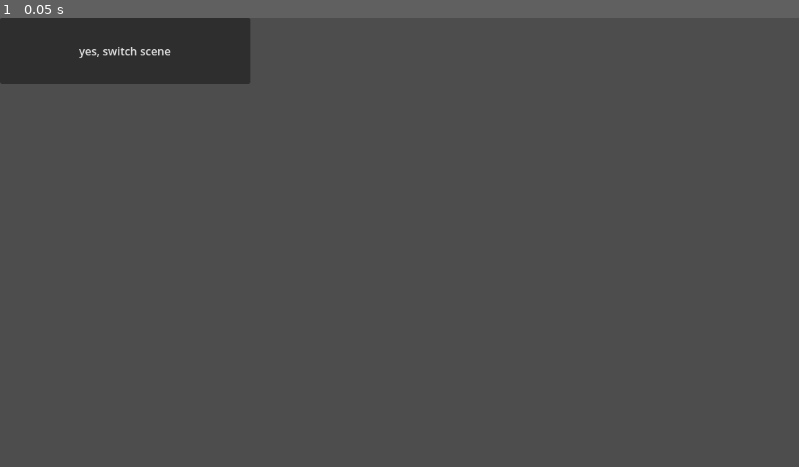
Above: before the commit, frame 1.
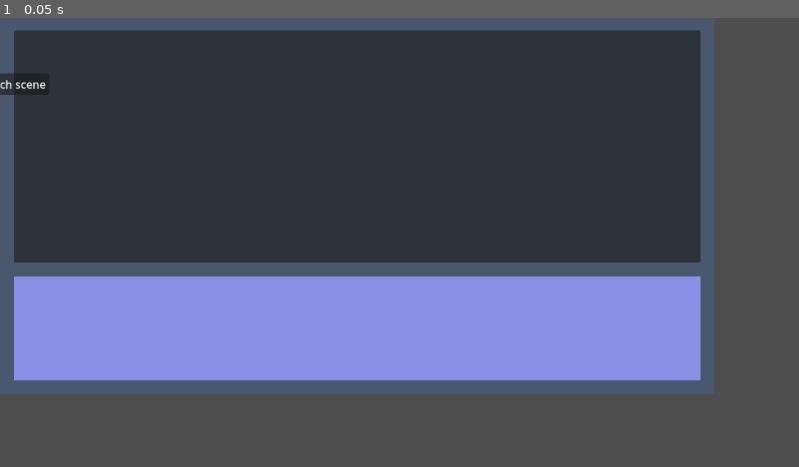
Above: after the commit, the same moment.

Repository: mewo2000/gj24-burnout
Game: Godot game, scene res://scenes/main.tscn
The game is run twice, just before and just after one commit, with the same random seed, the same clock (stepped at 60 frames per second) and the same inputs.
Inputs:
- Up to frame 1 (0.05 s): no input

The runs differ from the first frame. In frame 1, 71% of the frame differs, in the area x 0-90%, y 0-84%.

Commit message:
feat: pop up window prototype in main scene

Diff:
--- a/scenes/interrupts/interrupt_placeholer.tscn
+++ b/scenes/interrupts/interrupt_placeholer.tscn
@@ -1,6 +1,4 @@
-[gd_scene load_steps=4 format=3 uid="uid://d221k6ici2wws"]
-
-[ext_resource type="Texture2D" path="res://icon.svg" id="1_5tfpl"]
+[gd_scene load_steps=3 format=3 uid="uid://d221k6ici2wws"]
 
 [sub_resource type="StyleBoxFlat" id="StyleBoxFlat_krmri"]
 bg_color = Color(0.293054, 0.342054, 0.431772, 1)
@@ -49,4 +47,3 @@
 
 [node name="Icon" type="Sprite2D" parent="Name"]
 position = Vector2(495, 191)
-texture = ExtResource("1_5tfpl")
--- a/scenes/main.tscn
+++ b/scenes/main.tscn
@@ -1,13 +1,68 @@
-[gd_scene load_steps=2 format=3 uid="uid://d2givtdscyxv4"]
+[gd_scene load_steps=5 format=3 uid="uid://d2givtdscyxv4"]
 
 [ext_resource type="Script" path="res://scenes/switch_interrupt.gd" id="1_k0gmn"]
+[ext_resource type="PackedScene" uid="uid://d221k6ici2wws" path="res://scenes/interrupts/interrupt_placeholer.tscn" id="2_qkgp5"]
+
+[sub_resource type="StyleBoxFlat" id="StyleBoxFlat_7torh"]
+bg_color = Color(0.293054, 0.342054, 0.431772, 1)
+
+[sub_resource type="StyleBoxFlat" id="StyleBoxFlat_xyv34"]
+bg_color = Color(0.545586, 0.560712, 0.900052, 1)
 
 [node name="main" type="Node2D"]
 script = ExtResource("1_k0gmn")
 
-[node name="Button" type="Button" parent="."]
-offset_right = 361.0
-offset_bottom = 95.0
+[node name="destract_placeholder" parent="." instance=ExtResource("2_qkgp5")]
+anchors_preset = 0
+anchor_right = 0.0
+anchor_bottom = 0.0
+offset_left = 20.0
+offset_top = 103.0
+offset_right = 20.0
+offset_bottom = 103.0
+grow_horizontal = 1
+grow_vertical = 1
+size_flags_horizontal = 3
+size_flags_vertical = 3
+
+[node name="bg_destract" type="PanelContainer" parent="destract_placeholder"]
+layout_mode = 1
+anchors_preset = 15
+anchor_right = 1.0
+anchor_bottom = 1.0
+offset_left = -20.0
+offset_top = -105.0
+offset_right = 1010.0
+offset_bottom = 440.0
+grow_horizontal = 2
+grow_vertical = 2
+theme_override_styles/panel = SubResource("StyleBoxFlat_7torh")
+
+[node name="MarginContainer" type="MarginContainer" parent="destract_placeholder/bg_destract"]
+layout_mode = 2
+theme_override_constants/margin_left = 20
+theme_override_constants/margin_top = 20
+theme_override_constants/margin_right = 20
+theme_override_constants/margin_bottom = 20
+
+[node name="RowsContainer" type="VBoxContainer" parent="destract_placeholder/bg_destract/MarginContainer"]
+layout_mode = 2
+theme_override_constants/separation = 20
+
+[node name="gameInfo" type="PanelContainer" parent="destract_placeholder/bg_destract/MarginContainer/RowsContainer"]
+layout_mode = 2
+size_flags_vertical = 3
+
+[node name="inputArea" type="PanelContainer" parent="destract_placeholder/bg_destract/MarginContainer/RowsContainer"]
+custom_minimum_size = Vector2(0, 150)
+layout_mode = 2
+theme_override_styles/panel = SubResource("StyleBoxFlat_xyv34")
+
+[node name="Button_switch_scene" type="Button" parent="."]
+offset_left = -70.5
+offset_top = 79.5
+offset_right = 70.5
+offset_bottom = 110.5
 text = "yes, switch scene"
 
-[connection signal="pressed" from="Button" to="." method="_on_button_pressed"]
+[connection signal="pressed" from="Button_switch_scene" to="." method="_on_button_pressed"]
